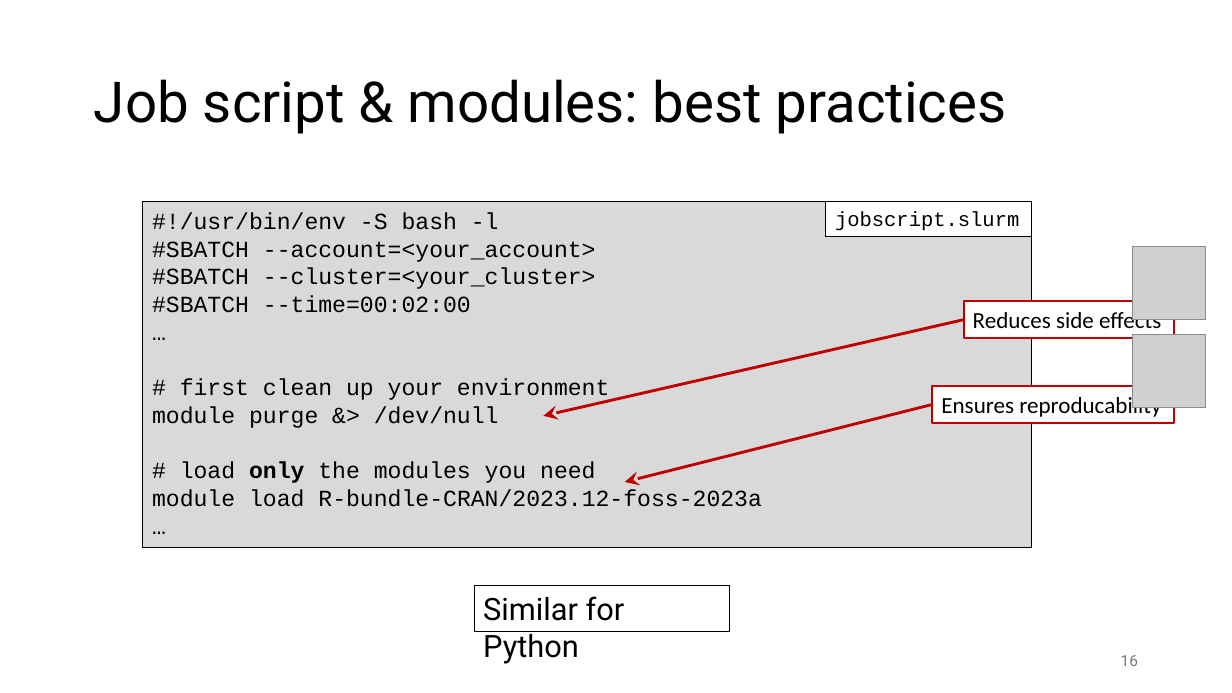
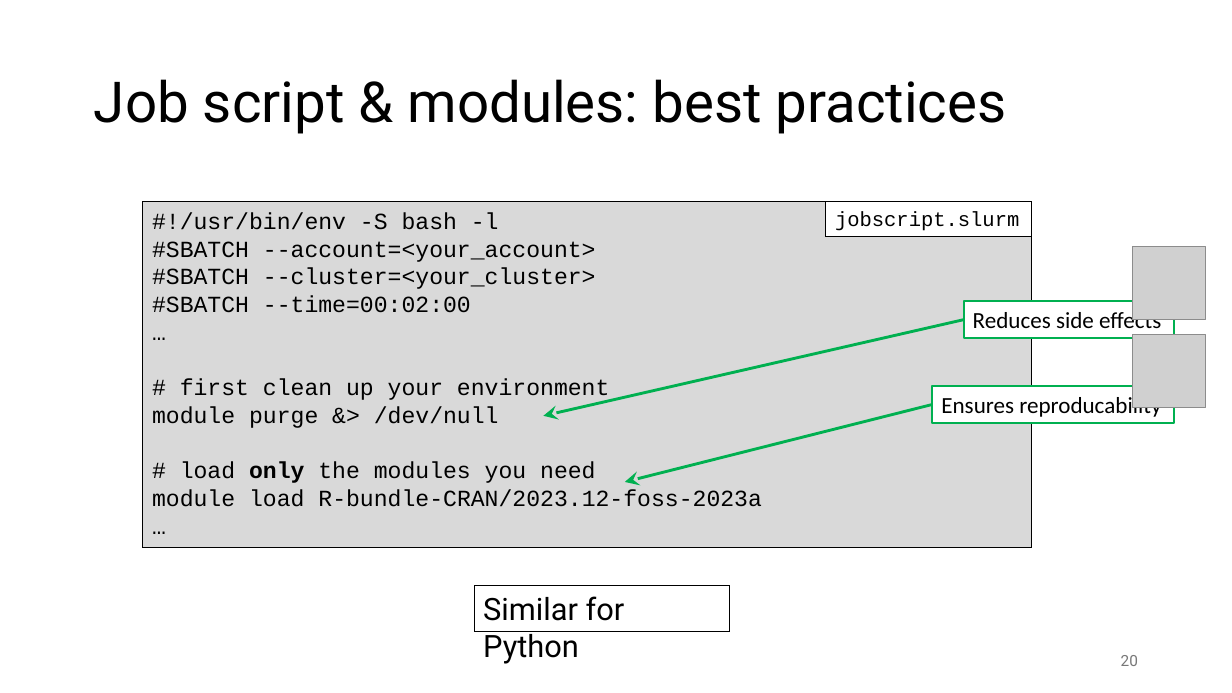
Before and after one commit to gjbex/Best-practices-for-data-science-on-HPC, a slide deck: slide 20 of best_practices_for_data_science_on_hpc.pptx (slide 16 before the commit). Drawn at 1232x693 pixels with LibreOffice and Linux fonts; fonts in the diff are those of the drawing; grey boxes stand for pictures. Boxes give left, top, right and bottom in pixels: in the first picture for what was removed or moved away, otherwise in the second. Text is boxed around its words. In the diff, an @@ line names an element or a change of style, - is before the commit and + after.

```diff
--- a/best_practices_for_data_science_on_hpc.pptx
+++ b/best_practices_for_data_science_on_hpc.pptx
@@ arrow (964, 320) - (543, 416): stroke #C00000 2.25 pt to #00B050 2.25 pt @@
@@ rectangle "Reduces side effects" at (964, 301, 1174, 338): outline #C00000 1.5 pt to #00B050 1.5 pt @@
@@ rectangle "Ensures reproducability" at (933, 386, 1174, 423): outline #C00000 1.5 pt to #00B050 1.5 pt @@
@@ arrow (933, 405) - (625, 482): stroke #C00000 2.25 pt to #00B050 2.25 pt @@
@@ page number at (1121, 655, 1138, 666): text changed @@
-16
+20
```
Also in this commit, not shown: 6 slides added.
